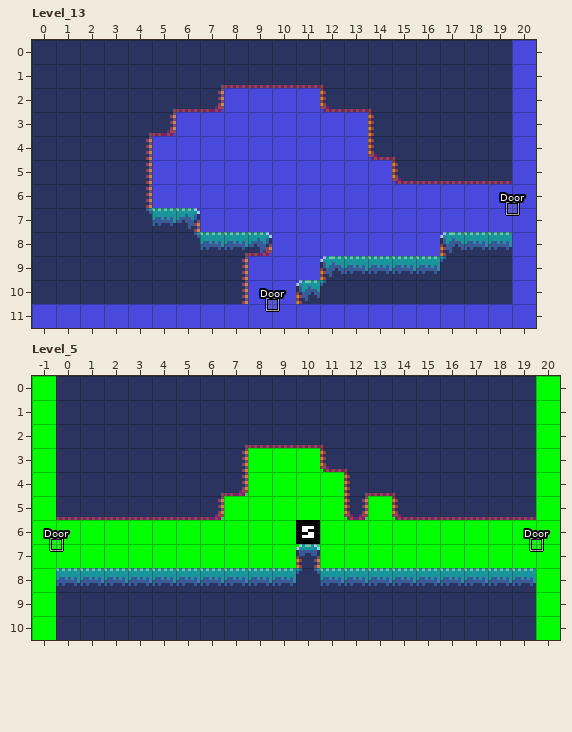
LDtk project, stored at assets/output.ldtk. Above, as it was before the edit.
Cells are 16x16 px. Shown: Level_13 x 0..20, y 0..11; Level_5 x -1..20, y 0..10. The commit also changed other parts of the map, which this record leaves out.
After:
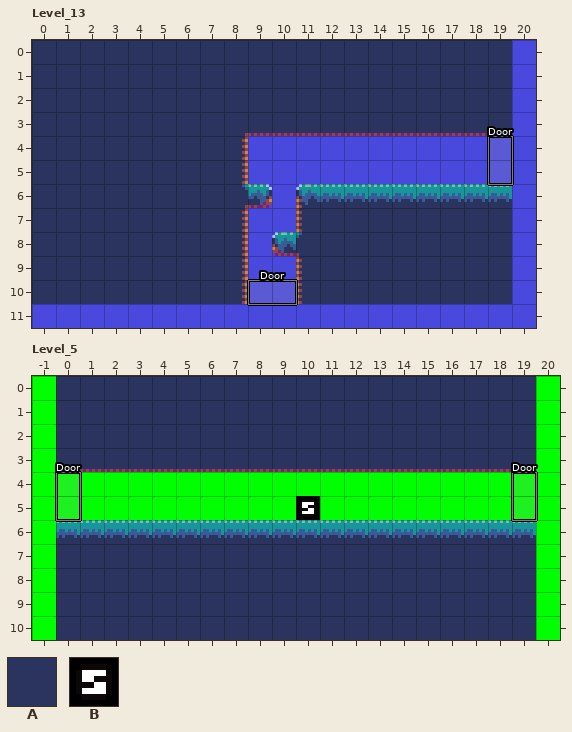
Key: from "IntGrid": A 1 "solid"; from "PmlIcons": B 0.
_ is an empty cell.
Objects are placed by their top-left corner, in cells (3,4 is the top-left corner of cell 3,4); size is 1x1 cell unless given.
From old to new:
Layer "IntGrid", Level_13:
The author put tile A in row 2 at x 8 to 11; in row 3 at x 6 to 13; in rows 4 to 5 at x 5 to 8; in row 6 at x 5 to 9 and 11 to 19; in row 7 at x 7 to 8 and 11 to 19; in row 8 at x 10 to 16.
The author put tile A in row 9 at x 11.
Tile A is removed in row 4 at x 14 to 19; in row 5 at x 15 to 19; in row 8 at x 9.
Layer "Entities", Level_13:
A new object: "Door" rectangle at 19,4 size 1x2.
A new object: "Door" rectangle at 9,10 size 2x1.
Object "Door" rectangle at 19.8,6.8 size 0.5x0.5 is removed.
Object "Door" rectangle at 9.8,10.8 size 0.5x0.5 is removed.
Layer "IntGrid", Level_5:
The author put tile A in row 3 at x 8 to 10; in row 6 at x 0 to 19; in row 7 at x 0 to 9 and 11 to 19.
Tile A is removed in row 4 at x 0 to 7 and 12 to 19; in row 5 at x 0 to 6, 12 and 14 to 19.
Layer "Entities", Level_5:
A new object: B "SavePoint" at 10,5.
A new object: "Door" rectangle at 19,4 size 1x2.
A new object: "Door" rectangle at 0,4 size 1x2.
Object B "SavePoint" at 10,6 is removed.
Object "Door" rectangle at 19.8,6.8 size 0.5x0.5 is removed.
Object "Door" rectangle at -0.2,6.8 size 0.5x0.5 is removed.
